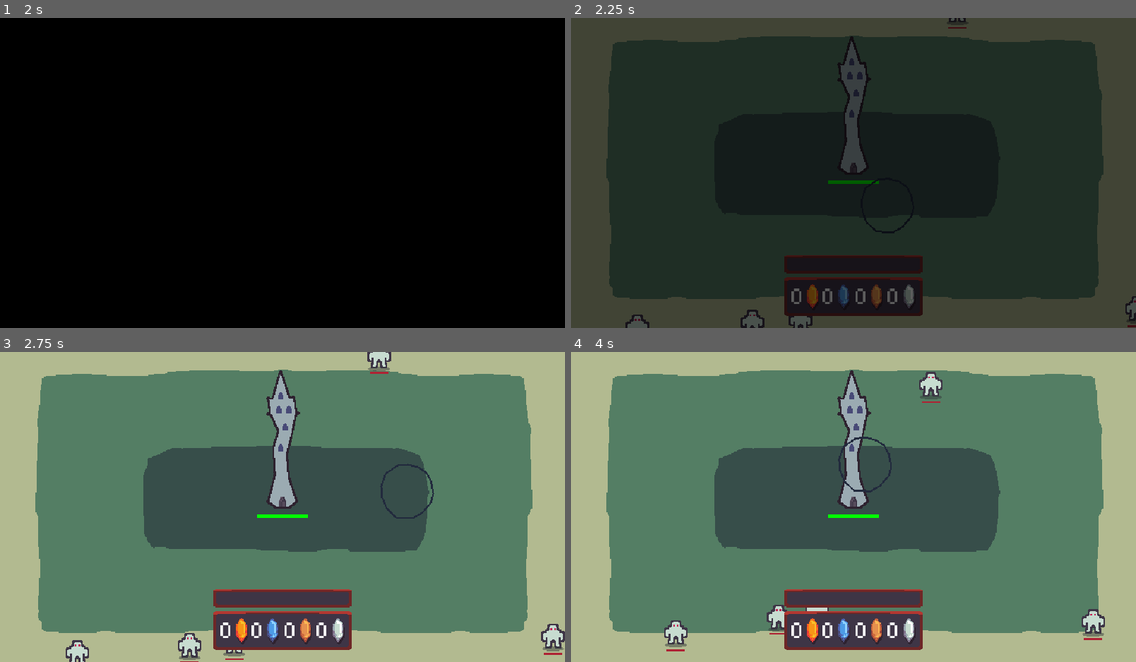
Above: before the commit, frames 1-4 (two rows, left to right).
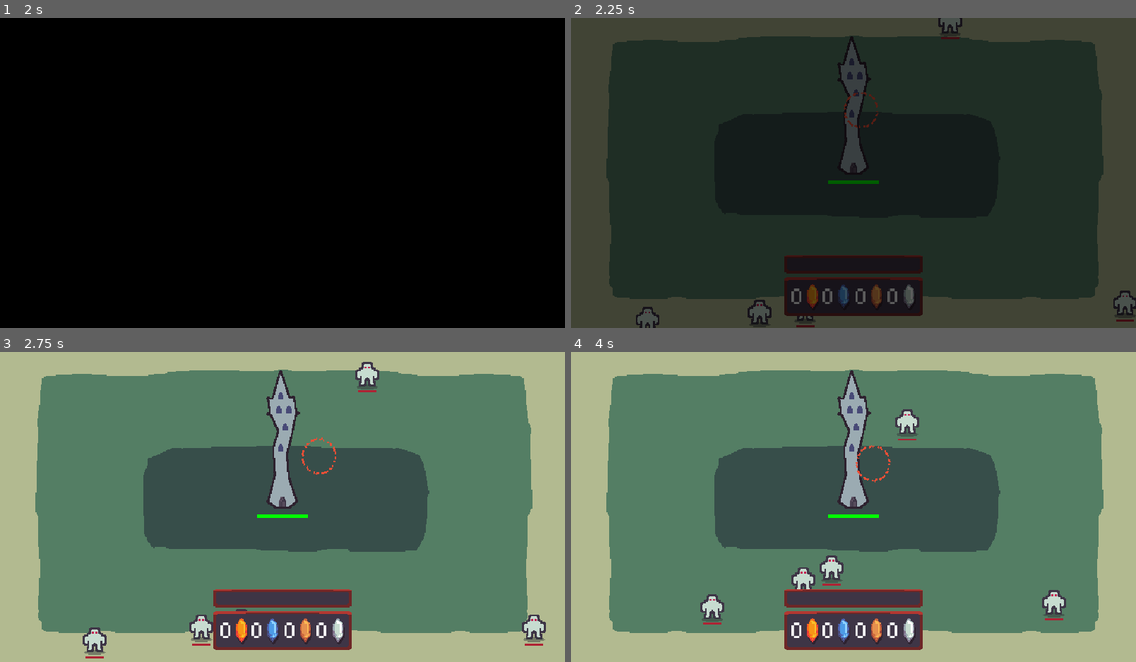
Above: after the commit, the same moments.

Repository: hawkstein/ludum-dare-58-collector
Game: Godot game, scene res://utils/ui/main_menu.tscn
The game is run twice, just before and just after one commit, with the same random seed, the same clock (stepped at 60 frames per second) and the same inputs.
Inputs (mouse positions are in pixels of both pictures, inside the frame that each line leads up to):
- Up to frame 1 (2 s): click "Start" at 0.5 s; click "Start" at 1.25 s
- Up to frame 2 (2.25 s): tap Enter (ui_accept) at 2 s; move the mouse to (977, 157) at 2.02 s; click (977, 157) at 2.17 s
- Up to frame 3 (2.75 s): tap Enter (ui_accept) at 2.27 s
- Up to frame 4 (4 s): move the mouse to (740, 522) at 2.77 s; click (740, 522) at 2.92 s; tap Enter (ui_accept) at 3.02 s; move the mouse to (910, 438) at 3.52 s; click (910, 438) at 3.67 s

Frame 1 is identical in both runs. In frame 2, 0.9% of the frame differs, in the area x 9-100%, y 0-100%; in frame 3, 2.5%; in frame 4, 2.9%, in the area x 16-95%, y 6-97%.

Commit message:
update collector speed upgrade, fix typed dict bug and add filters

Diff:
--- a/entities/collector/collector.gd
+++ b/entities/collector/collector.gd
@@ -1,15 +1,8 @@
 extends CharacterBody2D
 
-const MAX_SPEED := 300
 const ACCELERATION := 10.0
 
-func _ready() -> void:
-	reset()
-
-
-func reset() -> void:
-	position = get_viewport().get_mouse_position()
-
+var speed: float = 300.0
 
 func _physics_process(delta: float) -> void:
 	var direction = get_viewport().get_mouse_position() - position
@@ -19,6 +12,6 @@
 	else:
 		Input.set_mouse_mode(Input.MOUSE_MODE_VISIBLE)
 		direction = direction.normalized()
-		velocity =  lerp(velocity, direction * MAX_SPEED, delta * ACCELERATION)
+		velocity =  lerp(velocity, direction * speed, delta * ACCELERATION)
 
 	move_and_slide()
--- a/entities/collector/collector.tscn
+++ b/entities/collector/collector.tscn
@@ -1,9 +1,48 @@
-[gd_scene load_steps=3 format=3 uid="uid://s7dq2bkumtuv"]
+[gd_scene load_steps=7 format=3 uid="uid://s7dq2bkumtuv"]
 
 [ext_resource type="Script" uid="uid://bj4kcjkicde37" path="res://entities/collector/collector.gd" id="1_yeha8"]
+[ext_resource type="Texture2D" uid="uid://cb8vsgt1mbe4d" path="res://entities/collector/collector-circle.png" id="2_y6wpg"]
 
 [sub_resource type="CircleShape2D" id="CircleShape2D_2v7j7"]
-radius = 29.5
+radius = 22.0
+
+[sub_resource type="Animation" id="Animation_y6wpg"]
+resource_name = "rotation"
+length = 6.0
+loop_mode = 1
+tracks/0/type = "value"
+tracks/0/imported = false
+tracks/0/enabled = true
+tracks/0/path = NodePath("OutlineSprite:rotation")
+tracks/0/interp = 1
+tracks/0/loop_wrap = true
+tracks/0/keys = {
+"times": PackedFloat32Array(0, 6),
+"transitions": PackedFloat32Array(1, 1),
+"update": 0,
+"values": [0.0, 6.265732]
+}
+
+[sub_resource type="Animation" id="Animation_btimu"]
+length = 0.001
+tracks/0/type = "value"
+tracks/0/imported = false
+tracks/0/enabled = true
+tracks/0/path = NodePath("OutlineSprite:rotation")
+tracks/0/interp = 1
+tracks/0/loop_wrap = true
+tracks/0/keys = {
+"times": PackedFloat32Array(0),
+"transitions": PackedFloat32Array(1),
+"update": 0,
+"values": [0.0]
+}
+
+[sub_resource type="AnimationLibrary" id="AnimationLibrary_j175g"]
+_data = {
+&"RESET": SubResource("Animation_btimu"),
+&"rotation": SubResource("Animation_y6wpg")
+}
 
 [node name="Collector" type="CharacterBody2D"]
 script = ExtResource("1_yeha8")
@@ -11,7 +50,12 @@
 [node name="CollisionShape2D" type="CollisionShape2D" parent="."]
 shape = SubResource("CircleShape2D_2v7j7")
 
-[node name="Line2D" type="Line2D" parent="."]
-points = PackedVector2Array(11, -27, 22, -20, 27, -11, 30, 3, 27, 13, 17, 24, 6, 30, -13, 29, -24, 19, -29, 7, -30, -5, -25, -19, -11, -28, 1, -29, 12, -26)
-width = 2.0
-default_color = Color(0.13333334, 0.16470589, 0.23921569, 1)
+[node name="OutlineSprite" type="Sprite2D" parent="."]
+scale = Vector2(2, 2)
+texture = ExtResource("2_y6wpg")
+
+[node name="AnimationPlayer" type="AnimationPlayer" parent="."]
+libraries = {
+&"": SubResource("AnimationLibrary_j175g")
+}
+autoplay = "rotation"
--- a/entities/enemy/enemy.gd
+++ b/entities/enemy/enemy.gd
@@ -8,12 +8,12 @@
 
 
 var tower_position: Vector2 = Vector2(310, 170) # Hardcoded tower position
-var speed: float = 30.0
+var speed: float = 50.0
 var target_distance:float = 30.0
 var is_moving: bool = true
 var is_attacking: bool = false
 var max_health:float = 100.0
-var health:float = 100.0:
+var health:float = 80.0:
 	set(p_health):
 		health = p_health
 		var health_scale = health / max_health
--- a/entities/main.gd
+++ b/entities/main.gd
@@ -35,6 +35,8 @@
 	_update_mana_count()
 	_update_crystals_from_progress()
 	_update_collector_ratio()
+	var speed_idx = progress.collector_levels.speed - 1
+	collector.speed = UpgradePath.collector.attributes.get("speed")[speed_idx].value
 
 
 func _update_collector_ratio() -> void:
@@ -84,7 +86,9 @@
 	tower.reset()
 	wave_spawner.reset()
 	wave_spawner.spawn_wave()
-	collector.reset()
+
+	var speed_idx = progress.collector_levels.speed - 1
+	collector.speed = UpgradePath.collector.attributes.get("speed")[speed_idx].value
 
 	_reset_drops()
 	_update_mana_count()
@@ -125,9 +129,7 @@
 
 func _get_spell_attribute(spell:StringName, attribute:String) -> Variant:
 	var level = progress.spells.get(spell)[attribute]
-	print(level)
 	var upgrades = UpgradePath.get(spell).attributes[attribute]
-	print(upgrades)
 	return upgrades[level - 1].value
 
 
@@ -220,7 +222,6 @@
 
 func _get_crystal(mana_types:Array[Mana.Type]) -> void:
 	var chosen = mana_types.pick_random()
-	print("add ", Mana.type_to_string(chosen), " crystal")
 	match chosen:
 		Mana.Type.FIRE:
 			fire_crystals += conversation_rate
--- a/utils/config/data_model.gd
+++ b/utils/config/data_model.gd
@@ -24,12 +24,14 @@
 				set(p.name, typed_array)
 			elif p.type == Variant.Type.TYPE_INT:
 				set(p.name, int(dict[p.name]))
+			elif p.type == Variant.Type.TYPE_DICTIONARY:
+				self[p.name].assign(dict[p.name])
 			else:
 				set(p.name, dict[p.name])
 
 
 func update(value:Variant, property_name:StringName) -> void:
-	#print("Update {0} to {1}".format([property_name, value]))
+	#print("DataModel: Update {0} to {1}".format([property_name, value]))
 	set(property_name, value)
 	property_updated.emit(property_name)
 
--- a/utils/config/data_store.gd
+++ b/utils/config/data_store.gd
@@ -78,7 +78,6 @@
 	if error:
 		printerr(json.get_error_message(), " in ", json_string, " at line ", json.get_error_line())
 		return
-
 	data[key].from_dict(json.data)
 
 
@@ -92,3 +91,4 @@
 			printerr("Failed to delete file: ", error)
 	else:
 		print("File doesn't exist")
+	data.set("Progress", ProgressData.new())
--- a/utils/config/progress_model.gd
+++ b/utils/config/progress_model.gd
@@ -37,8 +37,11 @@
 
 var collector_levels: Dictionary[StringName, int] = {
 	"speed": 1,
-	"size": 1,
 	"ratio": 1,
+	"fire_filter": 0,
+	"water_filter": 0,
+	"earth_filter": 0,
+	"air_filter": 0,
 }
 
 var tower_levels: Dictionary[StringName, int] = {
@@ -48,7 +51,6 @@
 
 func from_dict(dict: Dictionary):
 	super.from_dict(dict)
-
 	for key in spells.keys():
 		var spell:Dictionary = spells[key]
 		for attr_key in spell.keys():
--- a/utils/ui/upgrades/upgrade_page.gd
+++ b/utils/ui/upgrades/upgrade_page.gd
@@ -132,6 +132,7 @@
 
 
 func _purchase_collector_upgrade(attribute:String, level:int, upgrade_button) -> void:
+	print("purchase level {0} {1} for collector".format([str(level), attribute]))
 	progress.collector_levels[attribute] = level
 	progress.update(progress.collector_levels, "collector_levels")
 	var attr_level = progress.collector_levels[attribute]
--- a/utils/ui/upgrades/upgrade_path.gd
+++ b/utils/ui/upgrades/upgrade_path.gd
@@ -134,14 +134,6 @@
 func create_collector() -> SpellEntry:
 	var collector_entry = SpellEntry.new("Collector")
 
-	var size_values:Array[Dictionary] = [
-		{ "value": "S", "cost": [0,0,0,0] },
-		{ "value": "M", "cost": [2,0,0,0] },
-		{ "value": "L", "cost": [3,0,0,0] },
-		{ "value": "XL", "cost": [4,0,0,0] },
-	]
-	collector_entry.add_attribute("size", size_values)
-
 	var ratio_values:Array[Dictionary] = [
 		{ "value": "1/5", "cost": [0,0,0,0] },
 		{ "value": "3/10", "cost": [2,2,2,2] },
@@ -151,11 +143,31 @@
 	collector_entry.add_attribute("ratio", ratio_values)
 
 	var speed_values:Array[Dictionary] = [
-		{ "value": 20, "cost": [0,0,0,0] },
-		{ "value": 30, "cost": [2,2,2,2] },
-		{ "value": 40, "cost": [6,6,6,6] },
-		{ "value": 60, "cost": [20,20,20,20] },
+		{ "value": 70.0, "cost": [0,0,0,0] },
+		{ "value": 160.0, "cost": [2,2,2,2] },
+		{ "value": 280.0, "cost": [6,6,6,6] },
+		{ "value": 400.0, "cost": [20,20,20,20] },
+		{ "value": 500.0, "cost": [20,20,20,20] },
 	]
 	collector_entry.add_attribute("speed", speed_values)
 
+	var fire_filters:Array[Dictionary] = _create_filters([0,1,0,0])
+	collector_entry.add_attribute("fire_filter", fire_filters)
+
+	var water_filters:Array[Dictionary] = _create_filters([1,0,0,0])
+	collector_entry.add_attribute("water_filter", water_filters)
+
+	var earth_filters:Array[Dictionary] = _create_filters([0,0,0,1])
+	collector_entry.add_attribute("earth_filter", earth_filters)
+
+	var air_filters:Array[Dictionary] = _create_filters([0,0,1,0])
+	collector_entry.add_attribute("air_filter", air_filters)
+
 	return collector_entry
+
+
+func _create_filters(cost:Array[int]) -> Array[Dictionary]:
+	var filters:Array[Dictionary] = []
+	for i in range(1, 5):
+		filters.append( { "value": 20 * i, "cost":  cost.map(func(x): return x * i * 2) } )
+	return filters
Binary file added: entities/collector/collector-circle.png
Not shown, added: entities/collector/collector-circle.png.import
